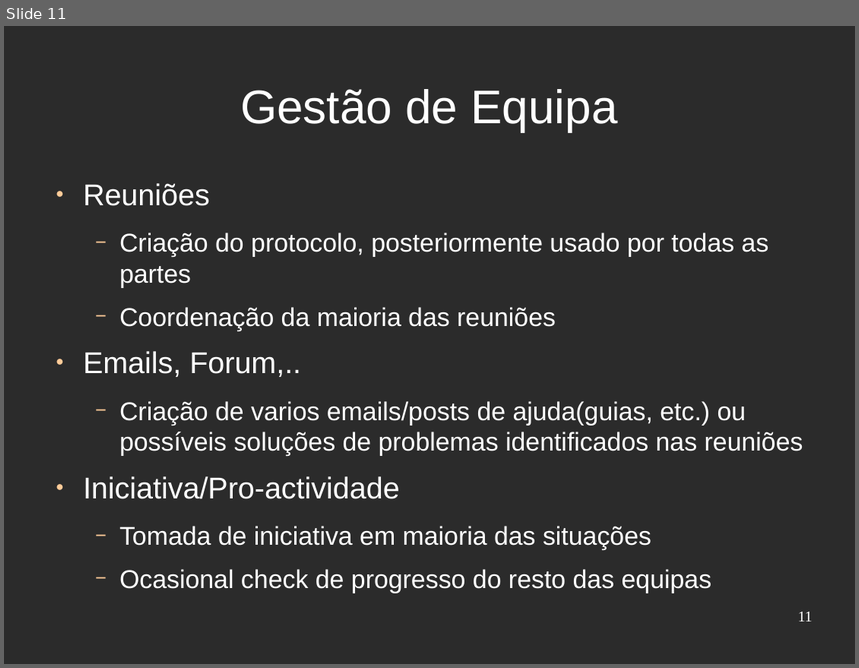
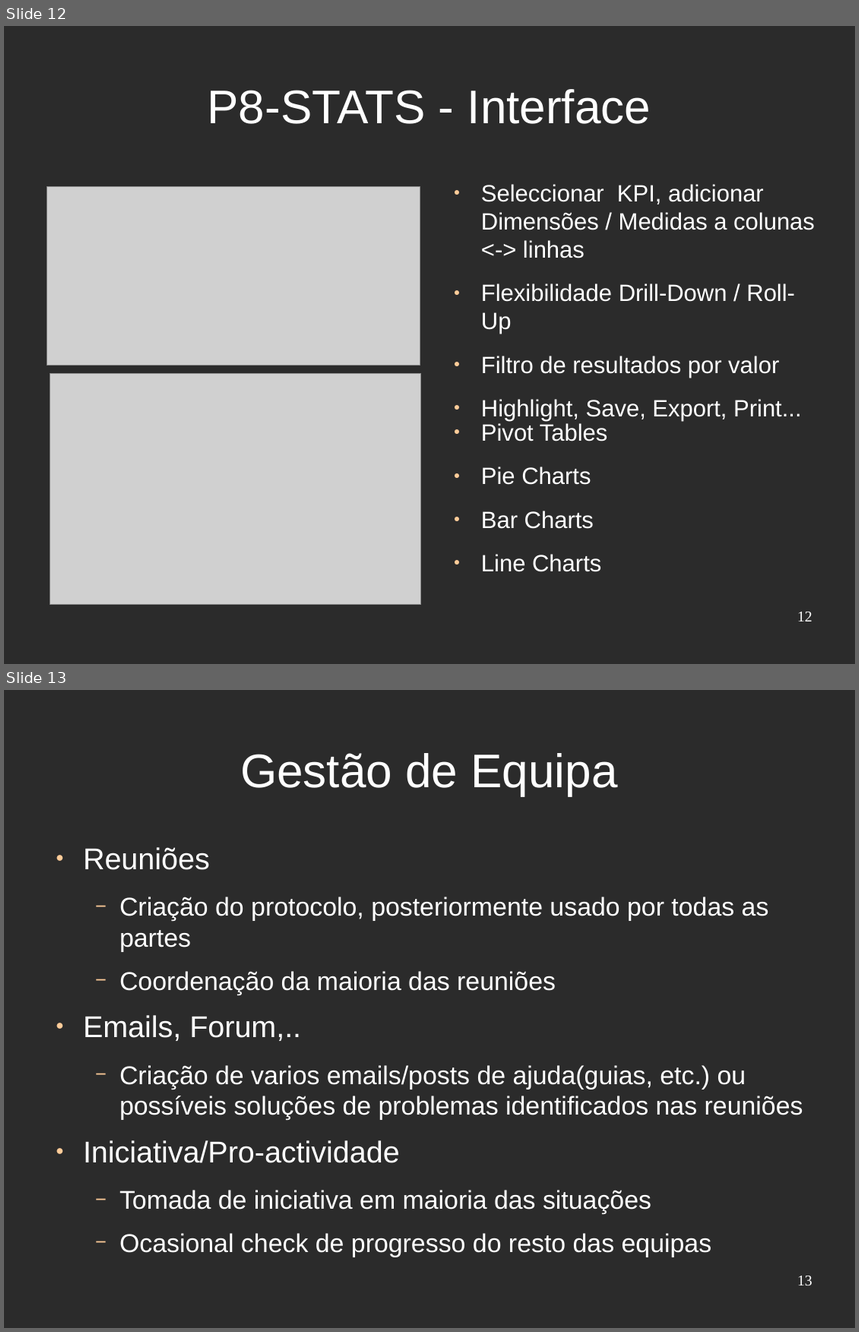
Before and after one commit to djjorjinho/mutworange_2011, a slide deck: documents/presentation/apresentacao_portugal.odp. Shown one above the other, each under a label of ours: slide 11 before the commit, slides 12 and 13 after it. The pictures are 859x668 and 859x1332 pixels, drawn with LibreOffice and Linux fonts; fonts in the diff are those of the drawing; grey boxes stand for pictures; background and template pictures are left out; a plain dark background stands for a picture behind light text. Boxes give left, top, right and bottom in pixels: in the first picture for what was removed or moved away, otherwise in the second. Text is boxed around its words. In the diff, an @@ line names an element or a change of style, - is before the commit and + after.

```diff
--- a/documents/presentation/apresentacao_portugal.odp
+++ b/documents/presentation/apresentacao_portugal.odp
@@ slide 12 added at <box>4,26,855,664</box>, background picture (left out) @@
@@ title added at <box>208,89,651,124</box>, 44 pt, text #FFFFFF @@
+P8-STATS - Interface
@@ text added at <box>481,184,815,421</box>, 22 pt, text #FFFFFF @@
+● Seleccionar KPI, adicionar Dimensões / Medidas a colunas <-> linhas
+● Flexibilidade Drill-Down / Roll-Up
+● Filtro de resultados por valor
+● Highlight, Save, Export, Print...
@@ picture added at <box>47,186,420,366</box> @@
@@ picture added at <box>50,373,421,605</box> @@
@@ text added at <box>481,423,608,572</box>, 22 pt, text #FFFFFF @@
+● Pivot Tables
+● Pie Charts
+● Bar Charts
+● Line Charts
@@ page number added at <box>797,612,813,622</box>, 14 pt, text #FFFFFF @@
+12
@@ what was slide 11 is now slide 13 @@
@@ page number at <box>797,1276,813,1286</box>: text changed @@
-11
+13
```
Also in this commit, not shown: 4 slides changed, 2 other slides added, 1 slide removed.
